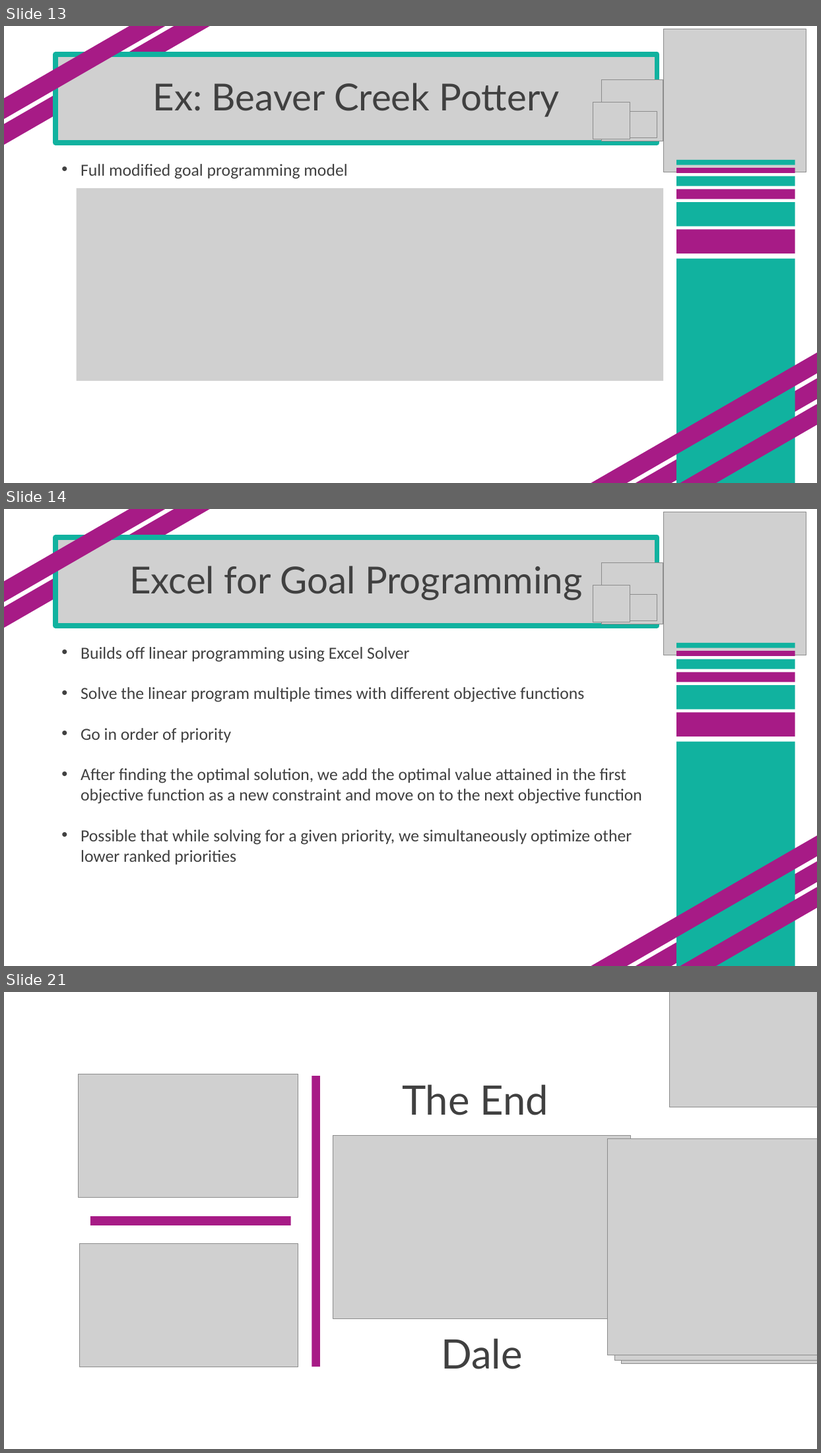
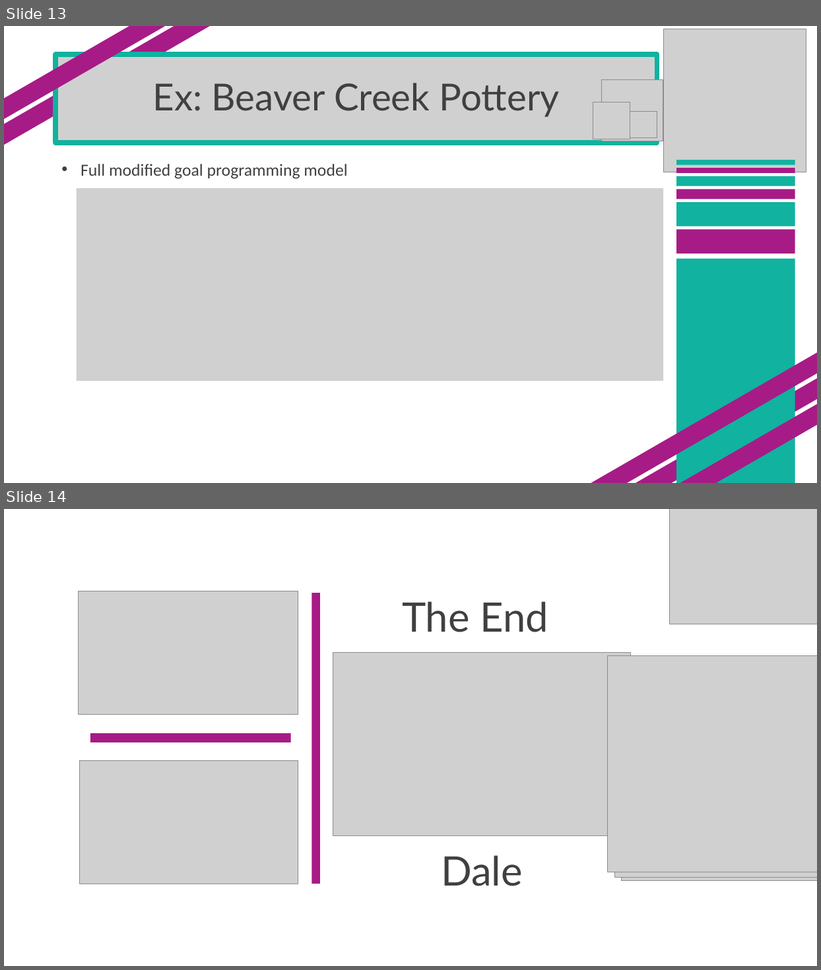
Before and after one commit to SuperMarioGiacomazzo/STOR305_WEBSITE, a slide deck: Lectures/Lecture 15/Lecture 15.pptx. Shown one above the other, each under a label of ours: slides 13, 14 and 21 before the commit, slides 13 and 14 after it; the slides between them are not shown. The pictures are 821x1453 and 821x970 pixels, drawn with LibreOffice and Linux fonts; fonts in the diff are those of the drawing; grey boxes stand for pictures. Boxes give left, top, right and bottom in pixels: in the first picture for what was removed or moved away, otherwise in the second. Text is boxed around its words. In the diff, an @@ line names an element or a change of style, - is before the commit and + after.

```diff
--- a/Lectures/Lecture 15/Lecture 15.pptx
+++ b/Lectures/Lecture 15/Lecture 15.pptx
@@ slide 14 removed at <box>4,509,817,966</box>, background #FFFFFF @@
@@ rectangle removed at <box>4,509,219,638</box> @@
@@ rectangle removed at <box>4,509,207,618</box> @@
@@ picture removed at <box>663,512,806,655</box> @@
@@ picture removed at <box>56,538,657,626</box> @@
@@ title removed at <box>56,537,657,626</box> @@
-Excel for Goal Programming
@@ picture removed at <box>602,563,663,625</box> @@
@@ picture removed at <box>593,586,630,622</box> @@
@@ picture removed at <box>630,594,657,621</box> @@
@@ text removed at <box>81,647,642,865</box> @@
-• Builds off linear programming using Excel Solver
-• Solve the linear program multiple times with different objective functions
-• Go in order of priority
-• After finding the optimal solution, we add the optimal value attained in the first objective function as a new constraint and move on to the next objective function
-• Possible that while solving for a given priority, we simultaneously optimize other lower ranked priorities
@@ rectangle removed at <box>677,643,795,648</box> @@
@@ rectangle removed at <box>677,651,795,656</box> @@
@@ rectangle removed at <box>677,659,795,669</box> @@
@@ rectangle removed at <box>677,673,795,682</box> @@
@@ rectangle removed at <box>677,685,795,710</box> @@
@@ rectangle removed at <box>677,713,795,737</box> @@
@@ rectangle removed at <box>677,742,795,966</box> @@
@@ rectangle removed at <box>572,820,817,966</box> @@
@@ rectangle removed at <box>624,839,817,966</box> @@
@@ rectangle removed at <box>635,859,817,966</box> @@
@@ what was slide 21 is now slide 14 @@
```
Also in this commit, not shown: 6 other slides removed, 57 other files.
